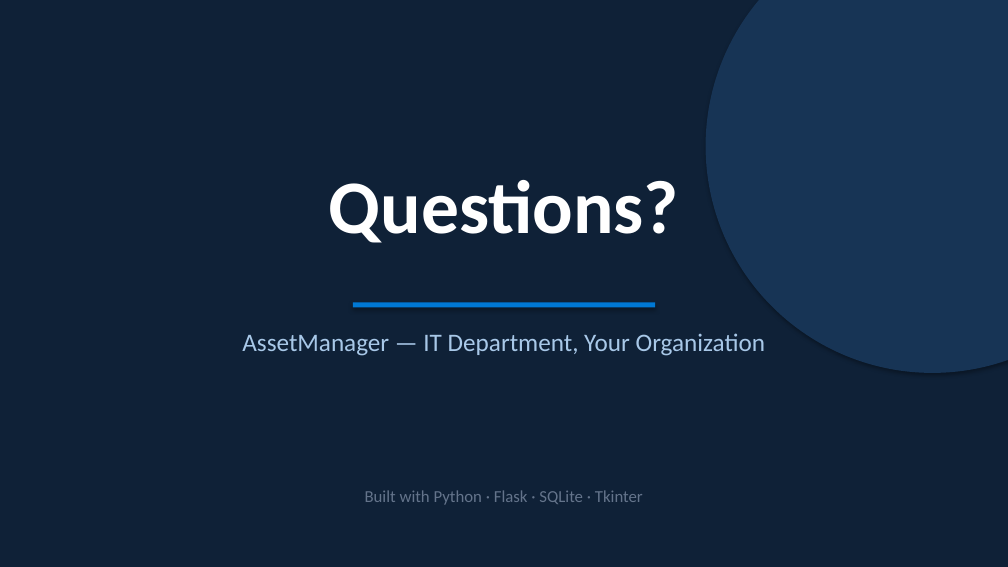
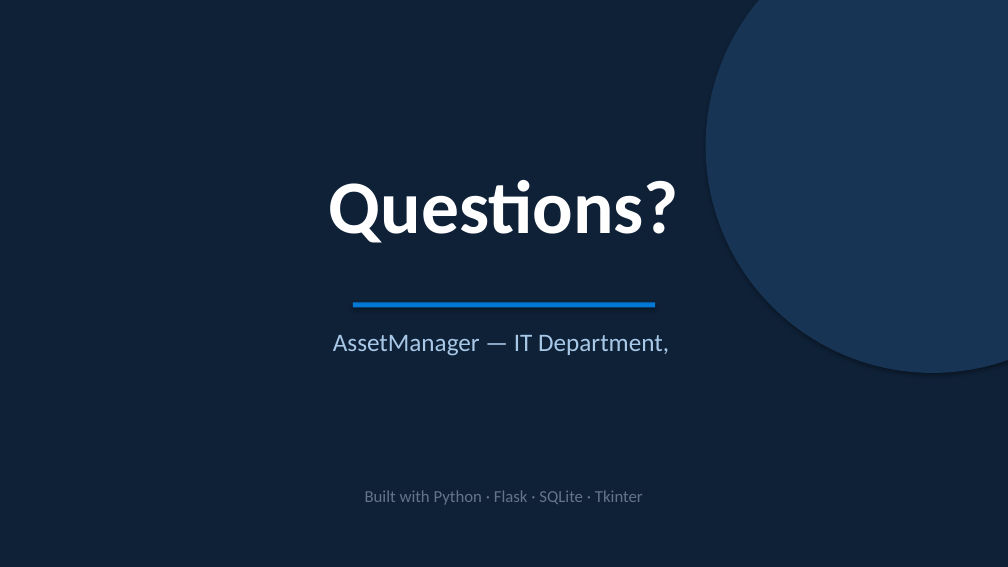
Before and after one commit to HaithamEldesouky/AssetManager, a slide deck: slide 13 of AssetManager_Presentation.pptx. Drawn at 1008x567 pixels with LibreOffice and Linux fonts; fonts in the diff are those of the drawing. Boxes give left, top, right and bottom in pixels: in the first picture for what was removed or moved away, otherwise in the second. Text is boxed around its words. In the diff, an @@ line names an element or a change of style, - is before the commit and + after.

```diff
--- a/AssetManager_Presentation.pptx
+++ b/AssetManager_Presentation.pptx
@@ text at [333, 335, 669, 356]: text changed @@
-AssetManager — IT Department, Your Organization
+AssetManager — IT Department,
```
Also in this commit, not shown: 1 other slide changed, 2 other files.
